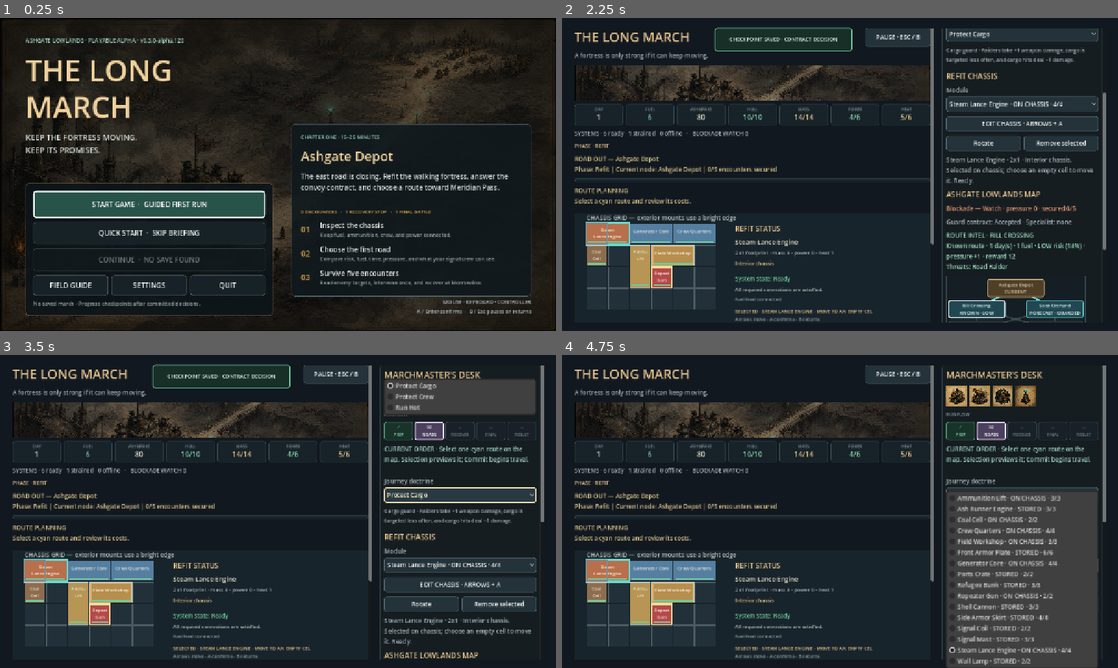
Above: before the commit, frames 1-4 (two rows, left to right).
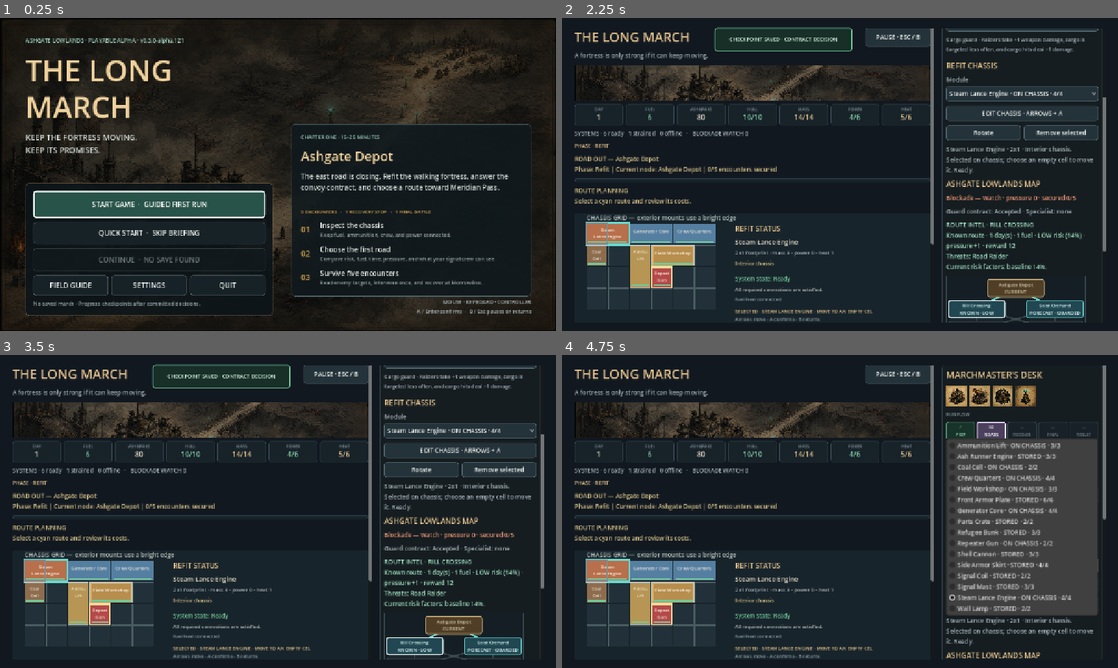
Above: after the commit, the same moments.

Repository: raphaelroshan/the-long-march
Game: Godot game, scene res://scenes/App.tscn
Same seed, same stepped clock (60 frames per second), same inputs: the game is played once before the commit and once after it.
Inputs:
- Up to frame 1 (0.25 s): no input
- Up to frame 2 (2.25 s): click "START GAME · GUIDED FIRST RUN" at 0.5 s; click "SKIP BRIEFING" at 1.25 s; click "Guard the convoy" at 2 s
- Up to frame 3 (3.5 s): click "Protect Cargo" at 2.75 s
- Up to frame 4 (4.75 s): click "Protect Cargo" at 3.5 s; click "Steam Lance Engine · ON CHASS…" at 4.25 s

The runs differ from the first frame. In frame 1, less than 0.1% of the frame differs, in the area x 32-33%, y 6-8%; in frame 2, 7.9%; in frame 3, 16%, in the area x 68-98%, y 3-98%; in frame 4, 11%.

Commit message:
Explain route risk composition

Diff:
--- a/project.godot
+++ b/project.godot
@@ -4,7 +4,7 @@
 
 [application]
 config/name="The Long March"
-config/version="0.3.0-alpha.120"
+config/version="0.3.0-alpha.121"
 run/main_scene="res://scenes/App.tscn"
 config/features=PackedStringArray("4.4", "GL Compatibility")
 
--- a/src/core/fortress_state.gd
+++ b/src/core/fortress_state.gd
@@ -386,7 +386,10 @@
 	var visibility := "known" if informed else String(node.get("visibility", "forecast"))
 	var signal_discount := 0.08 if informed else 0.0
 	var heat_penalty := 0.08 if predicted_heat > BASE_HEAT_LIMIT else 0.0
-	var risk := clampf(float(node.get("risk", 0.0)) + route_risk_modifier + campaign_pressure * 0.02 + float(mass_penalty) * 0.05 + heat_penalty - signal_discount, 0.0, 0.95)
+	var base_risk := float(node.get("risk", 0.0))
+	var blockade_risk := campaign_pressure * 0.02
+	var mass_risk := float(mass_penalty) * 0.05
+	var risk := clampf(base_risk + route_risk_modifier + blockade_risk + mass_risk + heat_penalty - signal_discount, 0.0, 0.95)
 	var pressure_gain := int(node.get("pressure", 1))
 	var encounter_difficulty := maxi(0, pressure_gain - (1 if informed else 0))
 	if predicted_heat > BASE_HEAT_LIMIT:
@@ -395,6 +398,19 @@
 	if visibility == "known":
 		for enemy_id in node.get("encounter", []):
 			threat_names.append(String(ENCOUNTER_ENEMIES.get(String(enemy_id), {}).get("name", enemy_id)))
+	var risk_factors: Array[String] = []
+	if visibility != "unscouted":
+		risk_factors.append("baseline %.0f%%" % (base_risk * 100.0))
+	if blockade_risk > 0.0:
+		risk_factors.append("blockade +%dpt" % roundi(blockade_risk * 100.0))
+	if mass_risk > 0.0:
+		risk_factors.append("heavy fortress +%dpt, +1 fuel" % roundi(mass_risk * 100.0))
+	if heat_penalty > 0.0:
+		risk_factors.append("overheat +%dpt" % roundi(heat_penalty * 100.0))
+	if route_risk_modifier != 0.0:
+		risk_factors.append("prior choices %s%dpt" % ["+" if route_risk_modifier > 0.0 else "-", roundi(absf(route_risk_modifier) * 100.0)])
+	if signal_discount > 0.0:
+		risk_factors.append("forecasting -%dpt" % roundi(signal_discount * 100.0))
 	return {
 		"ok": true,
 		"id": node_id,
@@ -404,6 +420,7 @@
 		"days": int(node.get("days", 0)),
 		"fuel": fuel_cost,
 		"risk": risk,
+		"risk_factors": risk_factors,
 		"pressure_gain": pressure_gain,
 		"encounter_pressure": encounter_difficulty,
 		"predicted_heat": predicted_heat,
--- a/src/ui/campaign_map.gd
+++ b/src/ui/campaign_map.gd
@@ -157,11 +157,16 @@
 	var risk := float(preview.get("risk", 0.0))
 	var risk_band := _risk_band(risk)
 	var intel_upgrade := "\nIntel upgrade: ready forecasting gear or Iven Pell reveals exact contacts, lowers route risk by up to 8 points, and reduces encounter pressure by 1." if include_intel_upgrade else ""
+	var risk_factors: Array = preview.get("risk_factors", [])
+	var risk_detail := ""
+	if include_intel_upgrade:
+		var factor_text := " · ".join(risk_factors) if not risk_factors.is_empty() else "none visible"
+		risk_detail = "\n%s risk factors: %s." % ["Visible" if visibility == "unscouted" else "Current", factor_text]
 	if visibility == "known":
-		return "Known route · %d day(s) · %d fuel · %s risk (%.0f%%) · pressure +%d · reward %d\nThreats: %s" % [int(preview.get("days", 0)), int(preview.get("fuel", 0)), risk_band, risk * 100.0, int(preview.get("pressure_gain", 0)), int(preview.get("reward", 0)), ", ".join(preview.get("threats", []))]
+		return "Known route · %d day(s) · %d fuel · %s risk (%.0f%%) · pressure +%d · reward %d\nThreats: %s%s" % [int(preview.get("days", 0)), int(preview.get("fuel", 0)), risk_band, risk * 100.0, int(preview.get("pressure_gain", 0)), int(preview.get("reward", 0)), ", ".join(preview.get("threats", [])), risk_detail]
 	if visibility == "forecast":
-		return "Forecast route · %d day(s) · %d fuel · %s risk (%.0f%%) · pressure +%d\nExpected: %s. Exact contacts remain uncertain.%s" % [int(preview.get("days", 0)), int(preview.get("fuel", 0)), risk_band, risk * 100.0, int(preview.get("pressure_gain", 0)), String(preview.get("threat_hint", "uncertain pressure")), intel_upgrade]
-	return "Unscouted route · %d day(s) · %d fuel\nBroad warning: %s. Risk, reward, and exact contacts are unknown.%s" % [int(preview.get("days", 0)), int(preview.get("fuel", 0)), String(preview.get("threat_hint", "uncertain pressure")), intel_upgrade]
+		return "Forecast route · %d day(s) · %d fuel · %s risk (%.0f%%) · pressure +%d\nExpected: %s. Exact contacts remain uncertain.%s%s" % [int(preview.get("days", 0)), int(preview.get("fuel", 0)), risk_band, risk * 100.0, int(preview.get("pressure_gain", 0)), String(preview.get("threat_hint", "uncertain pressure")), risk_detail, intel_upgrade]
+	return "Unscouted route · %d day(s) · %d fuel\nBroad warning: %s. Risk, reward, and exact contacts are unknown.%s%s" % [int(preview.get("days", 0)), int(preview.get("fuel", 0)), String(preview.get("threat_hint", "uncertain pressure")), risk_detail, intel_upgrade]
 
 func _risk_band(risk: float) -> String:
 	if risk <= 0.18:
--- a/tests/test_fortress_state.gd
+++ b/tests/test_fortress_state.gd
@@ -347,6 +347,7 @@
 	_expect(state.campaign_available_nodes() == ["rill_crossing", "soot_orchard"], "the authored map should begin with two forward nodes")
 	var preview := state.campaign_node_preview("red_wheel_toll_bridge", "protect_cargo")
 	_expect(String(preview.visibility) == "unscouted" and preview.get("threats", []).is_empty(), "a strained signal should leave an unscouted branch's exact threats hidden")
+	_expect("baseline 36%" not in preview.get("risk_factors", []) and "heavy fortress +5pt, +1 fuel" not in preview.get("risk_factors", []), "an unscouted route should not leak its baseline risk and should only expose modifiers that actually apply")
 	state.choose_guard_contract(false)
 	var first := _campaign_battle(state, "rill_crossing")
 	_expect(bool(first.get("resolved", false)) and state.phase == "map", "securing Rill Crossing should return to the campaign map")
--- a/tests/test_prototype_flow.gd
+++ b/tests/test_prototype_flow.gd
@@ -221,11 +221,13 @@
 	game.campaign_map.button_for("rill_crossing").grab_focus()
 	await process_frame
 	_expect(game.route_preview_label.text.contains("ROUTE INTEL · RILL CROSSING") and game.route_preview_label.text.contains("Known route") and game.route_preview_label.text.contains("LOW risk"), "keyboard or controller focus should expose readable route intel above the map")
+	_expect(game.route_preview_label.text.contains("Current risk factors: baseline 14%."), "known route intel should expose the baseline behind its displayed risk")
 	_expect(game.route_preview_label.get_theme_color("font_color") == Color("#9fddbd"), "low-risk route intel should use the safe scan color while retaining its text label")
 	game.campaign_map.button_for("soot_orchard").grab_focus()
 	await process_frame
 	_expect(game.route_preview_label.text.contains("GUARDED risk") and game.route_preview_label.get_theme_color("font_color") == Color("#e8c58e"), "guarded route intel should be visually distinct from a low-risk road")
 	_expect(game.route_preview_label.text.contains("ready forecasting gear or Iven Pell") and game.route_preview_label.text.contains("reduces encounter pressure by 1"), "uncertain route intel should explain exactly how scouting improves it")
+	_expect(game.route_preview_label.text.contains("baseline 22%") and game.route_preview_label.text.contains("heavy fortress +5pt, +1 fuel"), "route intel should explain how the current chassis changes visible risk and fuel costs")
 	game.campaign_map.button_for("rill_crossing").grab_focus()
 	await process_frame
 	await _press_campaign_node("rill_crossing")
@@ -301,10 +303,12 @@
 	await process_frame
 	_expect(game.route_preview_label.text.contains("Unscouted route") and game.route_preview_label.text.contains("unknown"), "focusing an unscouted road should preserve uncertainty in the visible route intel")
 	_expect(game.route_preview_label.text.contains("ready forecasting gear or Iven Pell"), "an unscouted road should teach the player how to reveal its hidden information")
+	_expect(game.route_preview_label.text.contains("Visible risk factors:") and game.route_preview_label.text.contains("blockade +"), "unscouted intel should expose player-created risk without revealing the hidden route baseline")
 	_expect(game.route_preview_label.get_theme_color("font_color") == Color("#cbb8e8"), "unscouted route intel should carry a distinct unknown-information tone")
 	game.campaign_map.button_for("red_wheel_toll_bridge").pressed.emit()
 	await process_frame
 	_expect(game.campaign_commit_button.text.contains("RISK UNKNOWN") and not game.campaign_commit_button.text.contains("36%"), "selecting an unscouted road should not reveal its hidden risk in the commit action")
+	_expect(not game.route_preview_label.text.contains("Visible risk factors:") and not game.route_preview_label.text.contains("Intel upgrade:"), "selected-route confirmation should collapse optional scouting guidance to keep Commit adjacent to the map")
 	var unknown_commit_style := game.campaign_commit_button.get_theme_stylebox("normal") as StyleBoxFlat
 	_expect(unknown_commit_style != null and unknown_commit_style.border_color == Color("#cbb8e8"), "an unscouted commitment should use the same unknown-information tone as its intel")
 	game._unhandled_input(route_cancel)
--- a/tools/ci_manifest.json
+++ b/tools/ci_manifest.json
@@ -1,7 +1,7 @@
 {
   "slug": "the-long-march",
   "display_name": "The Long March",
-  "prototype_version": "0.3.0-alpha.120",
+  "prototype_version": "0.3.0-alpha.121",
   "playtest_ready": true,
   "godot_test": "res://tests/test_fortress_state.gd",
   "primary_repo": "raphaelroshan/the-long-march",
Not shown, changed: export_presets.cfg
Not shown, changed: docs/decision_log.md
